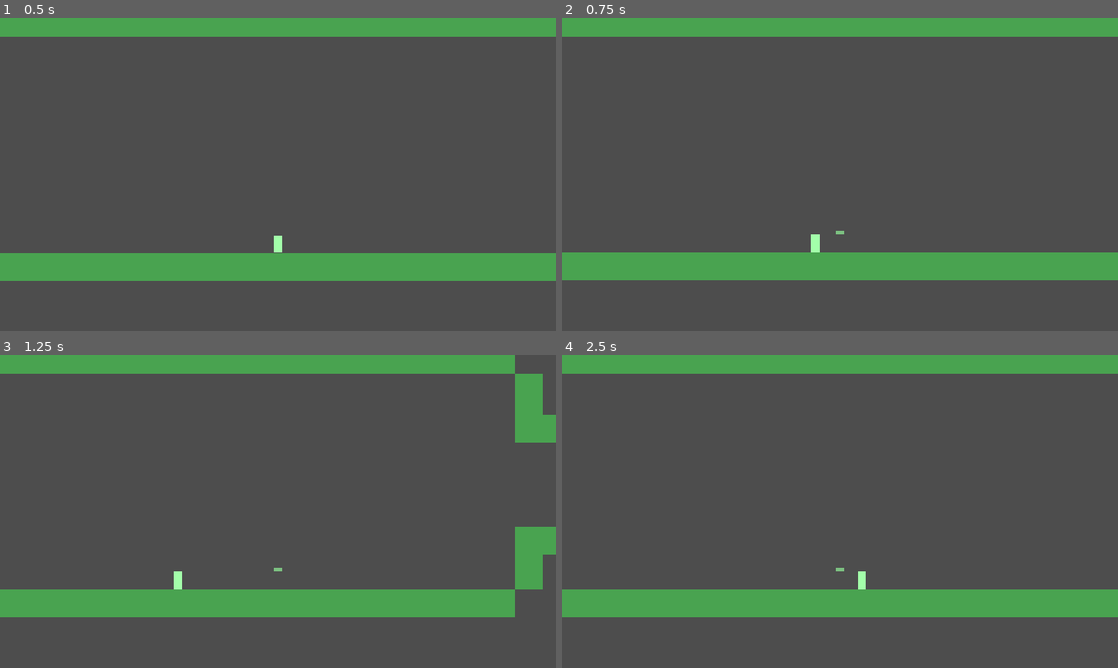
Above: before the commit, frames 1-4 (two rows, left to right).
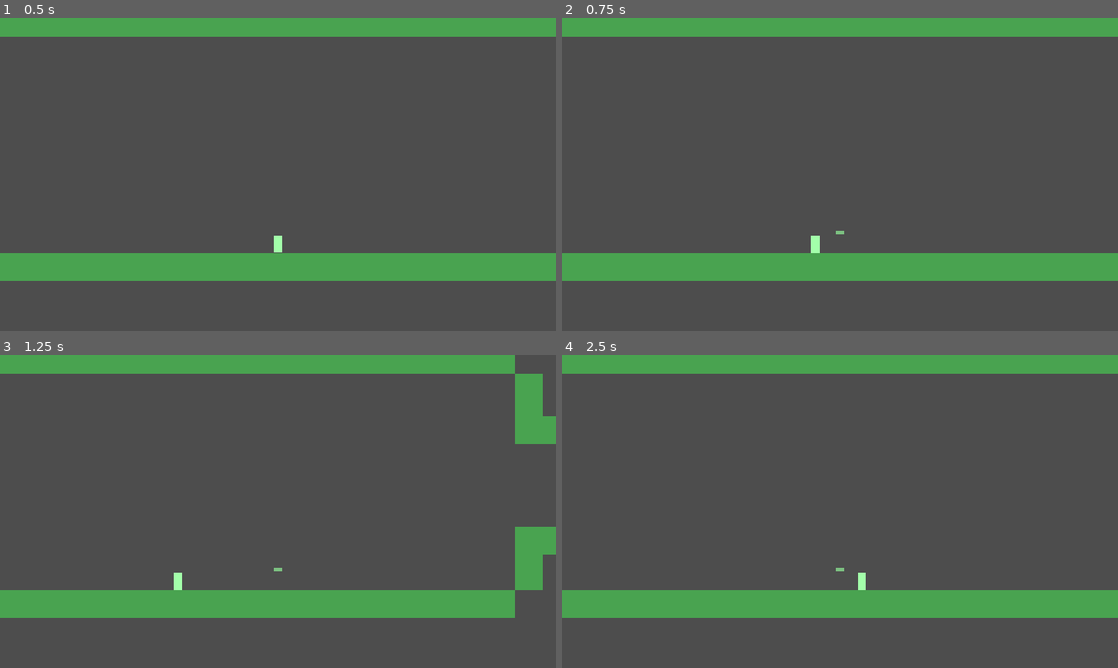
Above: after the commit, the same moments.

Repository: LZJ223/PICTOUR
Game: Godot game, scene res://Prototype_Game.tscn
Same seed, same stepped clock (60 frames per second), same inputs: the game is played once before the commit and once after it.
Inputs (mouse positions are in pixels of both pictures, inside the frame that each line leads up to):
- Up to frame 1 (0.5 s): no input
- Up to frame 2 (0.75 s): tap Enter at 0.5 s; move the mouse to (962, 158) at 0.52 s; hold D (move_right) from 0.53 s (still down); hold Shift (UAV) from 0.53 s (still down)
- Up to frame 3 (1.25 s): keep holding D (move_right); keep holding Shift (UAV); tap Space (jump) at 0.77 s
- Up to frame 4 (2.5 s): move the mouse to (728, 527) at 1.27 s; release Shift (UAV) at 1.28 s; tap Shift (UAV) at 1.35, 2.3 s; tap Space (jump) at 1.52 s; move the mouse to (895, 442) at 2.02 s; release D (move_right) at 2.03 s; hold A (move_left) from 2.03 s (still down); hold V (eagle_eye) from 2.03 s (still down)

Frame 1 is identical in both runs. In frame 2, 0.5% of the frame differs, in the area x 0-100%, y 69-84%; in frame 3, 0.5%, in the area x 0-100%, y 19-84%; in frame 4, 0.5%.

Commit message:
扩展通用组件：平台类（弹性）

Diff:
--- a/Component/Object/Platform/Platform.gd
+++ b/Component/Object/Platform/Platform.gd
@@ -50,6 +50,10 @@
 enum ActivationKind { NONE, START_MOVING, STOP_MOVING, TOGGLE_MOVING, SHOW, HIDE, TOGGLE_SHOWN }
 @export var activation_kind: ActivationKind = ActivationKind.NONE
 
+@export_group("弹力")
+## 玩家从上方踩到平台时，沿法线方向弹起的速度。0 表示不弹。
+@export var bounce_force: float = 0.0
+
 var _shown: bool = true
 var _origin: Vector2 = Vector2.ZERO
 var _distance_along: float = 0.0
@@ -102,7 +106,11 @@
 	can_transfer = selectable
 	if not selectable:
 		return
+	var old_scale := collision_box.scale.x
 	super(target_layer, target_transform, target_collision_transform)
+	var new_scale := collision_box.scale.x
+	if old_scale > 0.0:
+		bounce_force *= new_scale / old_scale
 	_origin = position
 	_distance_along = 0.0
 	_forward = true
--- a/Component/Player/Player_Controller.gd
+++ b/Component/Player/Player_Controller.gd
@@ -15,6 +15,9 @@
 @export var friction_deceleration: float = 40
 @export var UAV_friction_deceleration: float = 20
 @export var UAV_distance: float = 400
+## 弹力平台判定阈值：碰撞法线 y 分量小于此值才算"从上方踩下"。
+## -1.0 是纯水平面，0.0 是垂直墙，-0.5 约为 60° 以下的坡面。
+@export var bounce_normal_threshold: float = -0.5
 ## 节点信息
 @onready var body_collision_box: CollisionPolygon2D = $CollisionBox_Body
 @onready var UAV_collision_box: CollisionPolygon2D = $CollisionBox_UAV
@@ -33,6 +36,8 @@
 func _ready() -> void:
 	activated = true
 	_air_jumps_left = air_jump_count
+	## 关掉地板吸附，否则弹起瞬间会被吸附回平台表面。
+	floor_snap_length = 0.0
 	SignalSystem.UAV_activate.connect(UAV_activate)
 
 ## 人物移动逻辑
@@ -71,6 +76,8 @@
 		if velocity.length() > 0.0001:
 			SignalSystem.timer_reset()
 		move_and_slide()
+		if not UAV_activated:
+			_handle_bounce()
 
 ## 无人机状态切换
 func UAV_activate() -> void:
@@ -132,3 +139,37 @@
 	if player_body != null:
 		player_body.queue_free()
 		player_body = null
+
+## 玩家从上方踩到带 bounce_force 的平台时，沿法线弹起。
+## 方案 D：保留切向速度，法向速度替换为平台弹力。
+## 弹起后立即再 move_and_slide() 一次，确保离开平台表面，
+## 否则下一帧会因仍在 floor 上而被重力/吸附拉回。
+func _handle_bounce() -> void:
+	var count := get_slide_collision_count()
+	if count == 0:
+		return
+	for i in count:
+		var collision: KinematicCollision2D = get_slide_collision(i)
+		var normal: Vector2 = collision.get_normal()
+		## 只处理从上方踩下的碰撞（法线朝上，y 分量小于阈值）。
+		if normal.y >= bounce_normal_threshold:
+			continue
+		var platform: Platform = _find_platform(collision.get_collider())
+		if platform == null or platform.bounce_force <= 0.0:
+			continue
+		## 分解速度：切向保留，法向替换为弹力方向（沿法线向上）。
+		var normal_dot: float = velocity.dot(normal)
+		var tangent_vel: Vector2 = velocity - normal * normal_dot
+		velocity = tangent_vel + normal * platform.bounce_force
+		## 立即用新速度移动一次，离开平台表面，避免被吸附回地面。
+		move_and_slide()
+		return
+
+## 从碰撞体向上查找 Platform 节点。
+func _find_platform(collider: Node) -> Platform:
+	var current: Node = collider
+	while current != null:
+		if current is Platform:
+			return current as Platform
+		current = current.get_parent()
+	return null
